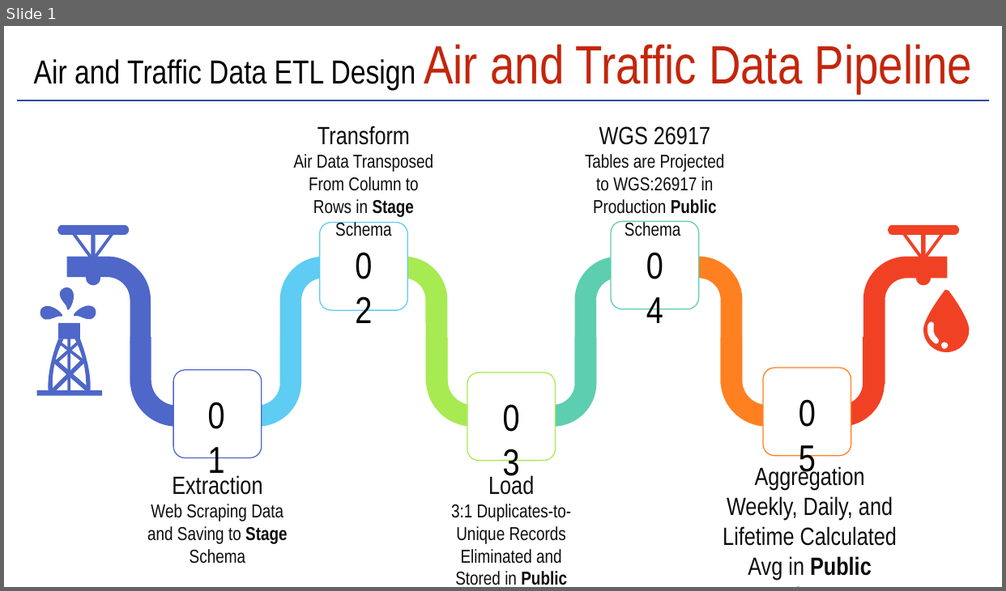
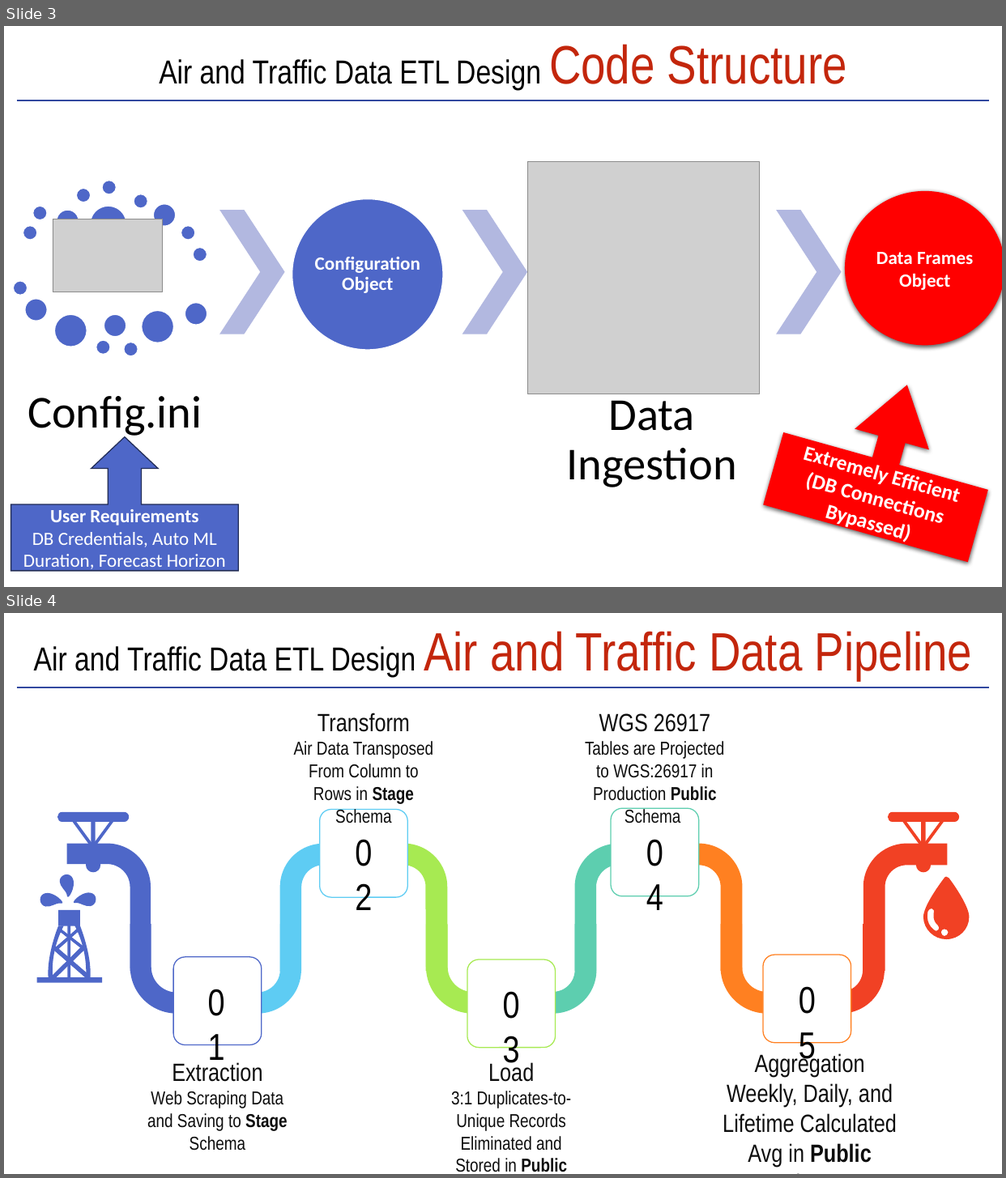
Before and after one commit to shalabyamr/Web_Maps_with_Auto_ML_Forecasts, a slide deck: Report/Pipeline_Process.pptx. Shown one above the other, each under a label of ours: slide 1 before the commit, slides 3 and 4 after it. The pictures are 1006x591 and 1006x1178 pixels, drawn with LibreOffice and Linux fonts; fonts in the diff are those of the drawing; grey boxes stand for pictures. Boxes give left, top, right and bottom in pixels: in the first picture for what was removed or moved away, otherwise in the second. Text is boxed around its words. In the diff, an @@ line names an element or a change of style, - is before the commit and + after.

```diff
--- a/Report/Pipeline_Process.pptx
+++ b/Report/Pipeline_Process.pptx
@@ slide 3 added at (4, 26, 1002, 587), background #FFFFFF @@
@@ text added at (159, 44, 847, 89), 32 pt, text #000000 @@
+Air and Traffic Data ETL Design Code Structure
@@ line added from (17, 101) to (989, 101), #31489F 2 pt @@
@@ picture added at (527, 162, 760, 395) @@
@@ ellipse added at (845, 191, 1002, 346), fill #FF0000, 18 pt, text #FFFFFF, bold @@
+Data Frames Object
@@ picture added at (53, 219, 163, 292) @@
@@ group added at (13, 180, 842, 488): 19 ellipses, 3 texts, 3 chevrons @@
+Config.ini
+Data Ingestion
+Configuration Object
@@ up arrow callout added at (764, 356, 1002, 562), fill #FF0000, 20 pt, text #FFFFFF, bold @@
+Extremely Efficient
+(DB Connections Bypassed)
@@ up arrow callout added at (10, 437, 238, 571), fill #4E67C8, outline #222D58 1 pt, 18 pt, text #FFFFFF @@
+User Requirements
+DB Credentials, Auto ML Duration, Forecast Horizon
@@ what was slide 1 is now slide 4 @@
```
Also in this commit, not shown: 2 slides changed, 4 other slides added, 1 slide removed.
